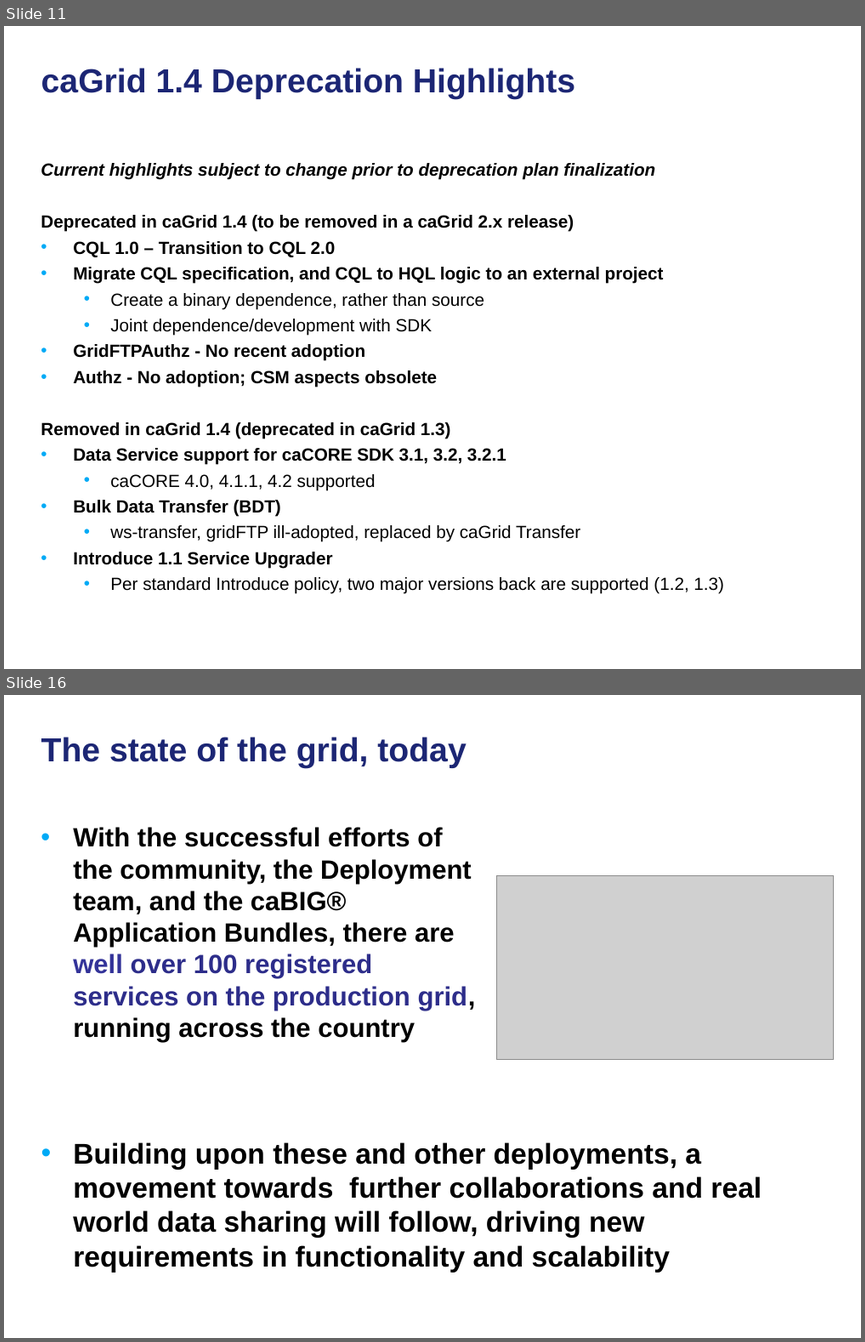
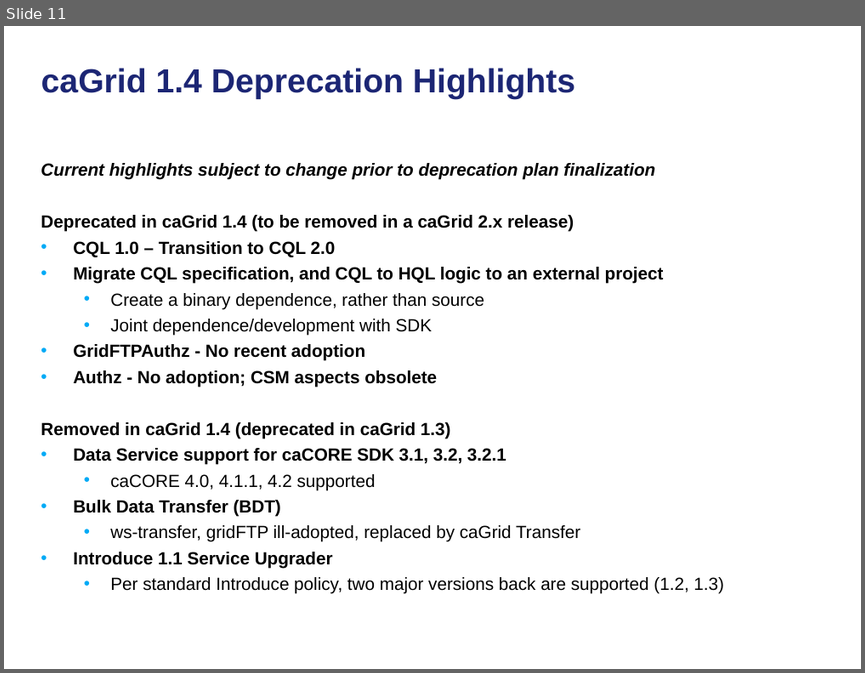
Before and after one commit to NCIP/cagrid-docs, a slide deck: general/presentations/200910_VCDE_ARCH/20091022_Arch_VCDE_caGrid_Future.ppt. Shown one above the other, each under a label of ours: slides 11 and 16 before the commit, slide 11 after it; the slides between them are not shown. The pictures are 865x1342 and 865x673 pixels, drawn with LibreOffice and Linux fonts; fonts in the diff are those of the drawing; grey boxes stand for pictures; background and template pictures are left out. Boxes give left, top, right and bottom in pixels: in the first picture for what was removed or moved away, otherwise in the second. Text is boxed around its words. In the diff, an @@ line names an element or a change of style, - is before the commit and + after.

```diff
--- a/general/presentations/200910_VCDE_ARCH/20091022_Arch_VCDE_caGrid_Future.ppt
+++ b/general/presentations/200910_VCDE_ARCH/20091022_Arch_VCDE_caGrid_Future.ppt
@@ slide 16 removed at box(4, 695, 861, 1338), background picture (left out) @@
@@ title removed at box(41, 737, 466, 768) @@
-The state of the grid, today
@@ text removed at box(73, 827, 476, 1042) @@
-• With the successful efforts of the community, the Deployment team, and the caBIG® Application Bundles, there are well over 100 registered services on the production grid, running across the country
@@ picture removed at box(497, 875, 834, 1059) @@
@@ text removed at box(73, 1142, 761, 1272) @@
-• Building upon these and other deployments, a movement towards further collaborations and real world data sharing will follow, driving new requirements in functionality and scalability
```
Also in this commit, not shown: 9 slides changed, 3 slides added, 10 other slides removed.
